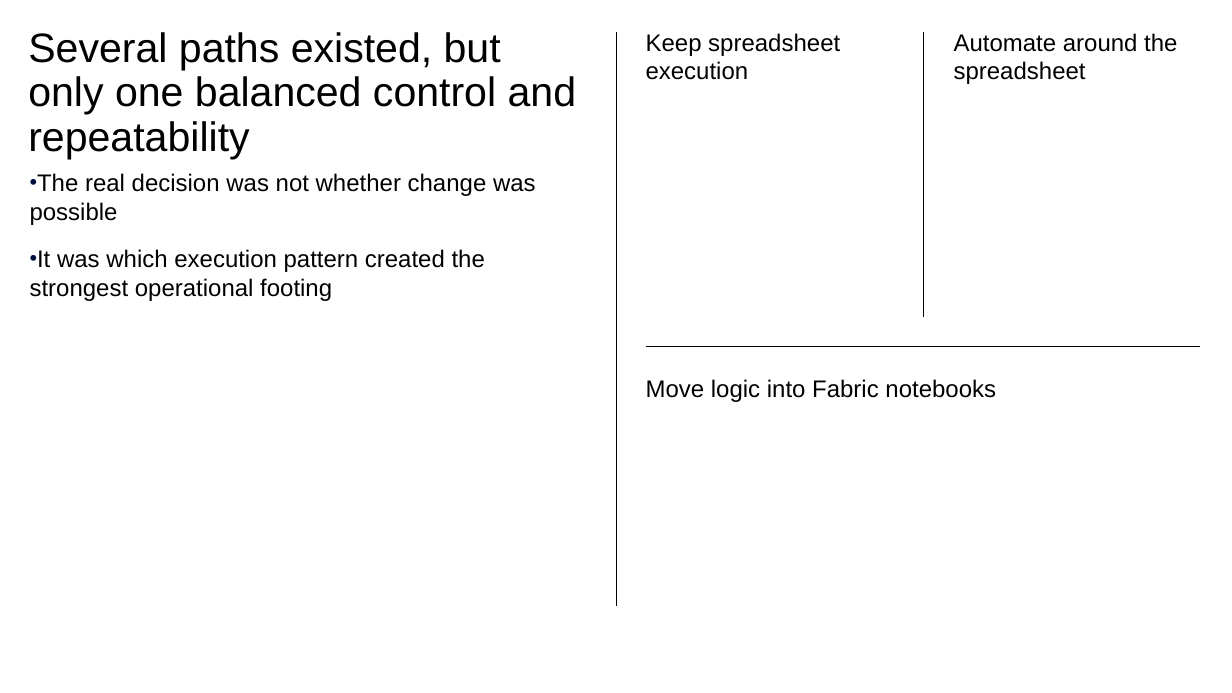
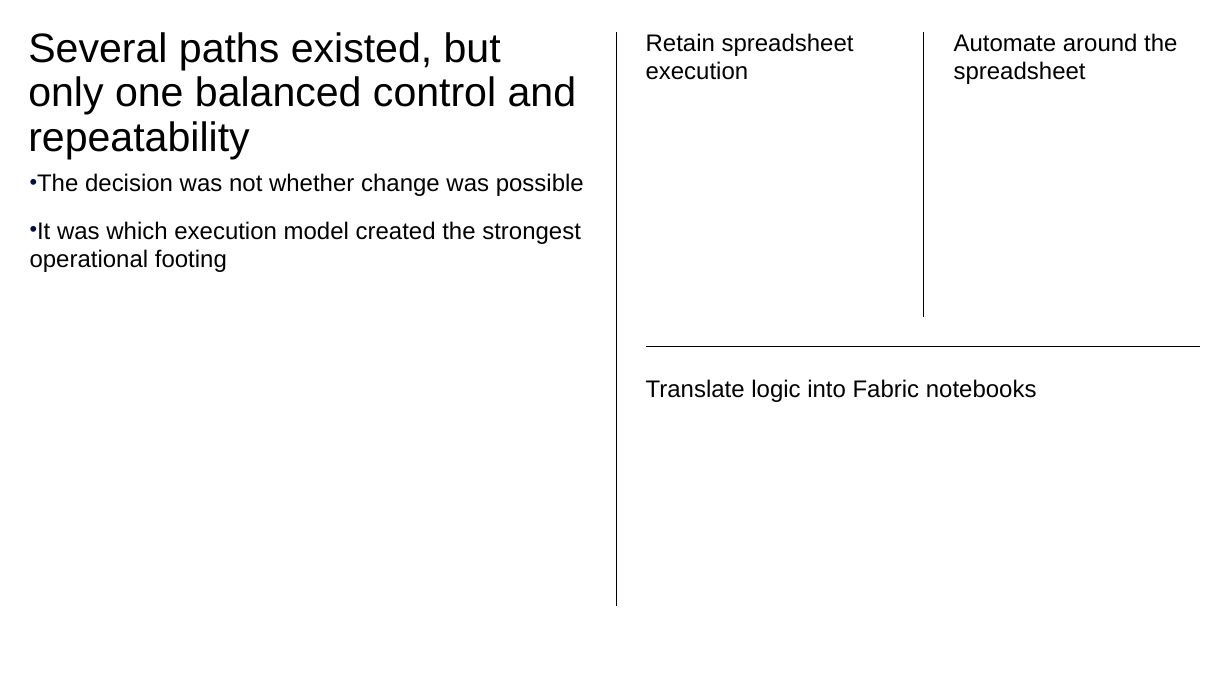
Before and after one commit to davidrrowley/PowerPointAutoGen, a slide deck: slide 4 of scripts/PowerPoint Slide Inventory Script/ibm_yaml_test_v6.pptx. Drawn at 1232x693 pixels with LibreOffice and Linux fonts; fonts in the diff are those of the drawing. Boxes give left, top, right and bottom in pixels: in the first picture for what was removed or moved away, otherwise in the second. Text is boxed around its words. In the diff, an @@ line names an element or a change of style, - is before the commit and + after.

```diff
--- a/scripts/PowerPoint Slide Inventory Script/ibm_yaml_test_v6.pptx
+++ b/scripts/PowerPoint Slide Inventory Script/ibm_yaml_test_v6.pptx
@@ text at (x1=646, y1=33, x2=854, y2=80): text changed @@
-Keep spreadsheet execution
+Retain spreadsheet execution
@@ text at (x1=30, y1=173, x2=584, y2=272): text changed @@
-• The real decision was not whether change was possible
-• It was which execution pattern created the strongest operational footing
+• The decision was not whether change was possible
+• It was which execution model created the strongest operational footing
@@ text at (x1=646, y1=379, x2=1037, y2=402): text changed @@
-Move logic into Fabric notebooks
+Translate logic into Fabric notebooks
```
Also in this commit, not shown: 7 other slides changed, 2 other files.
